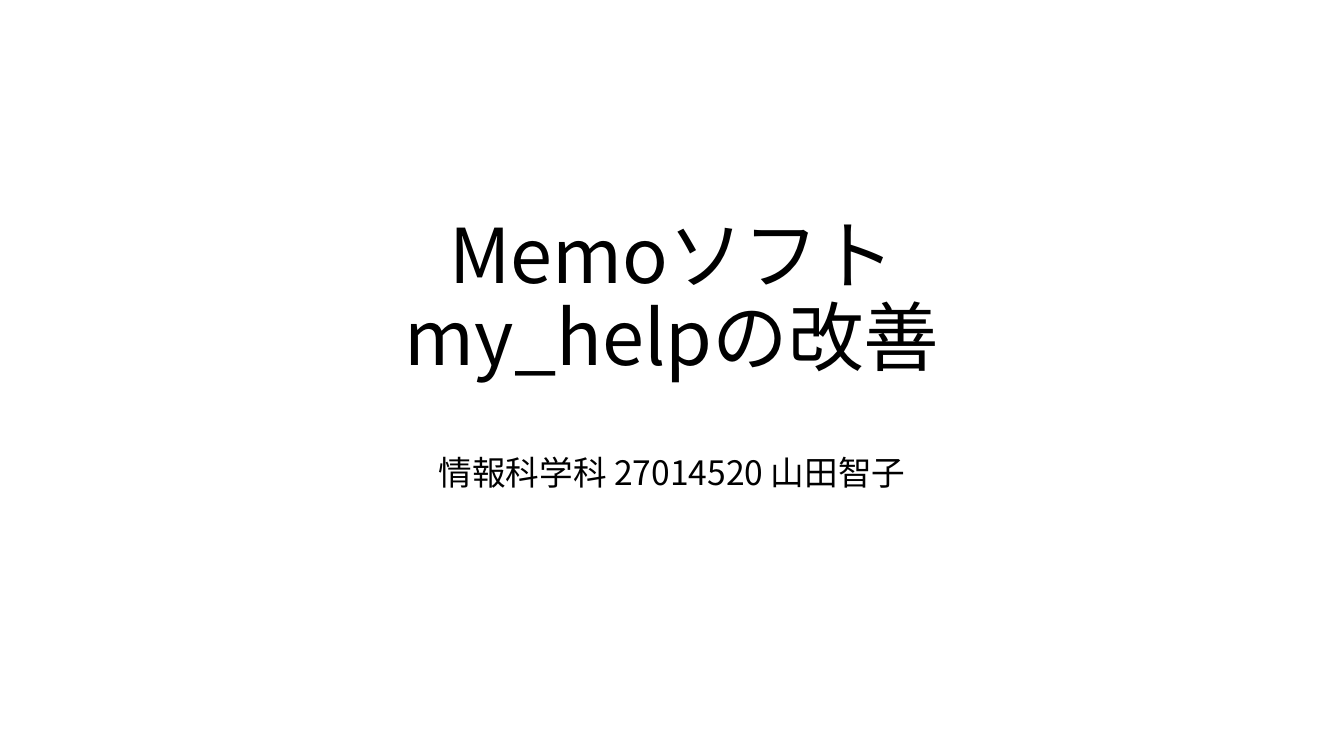
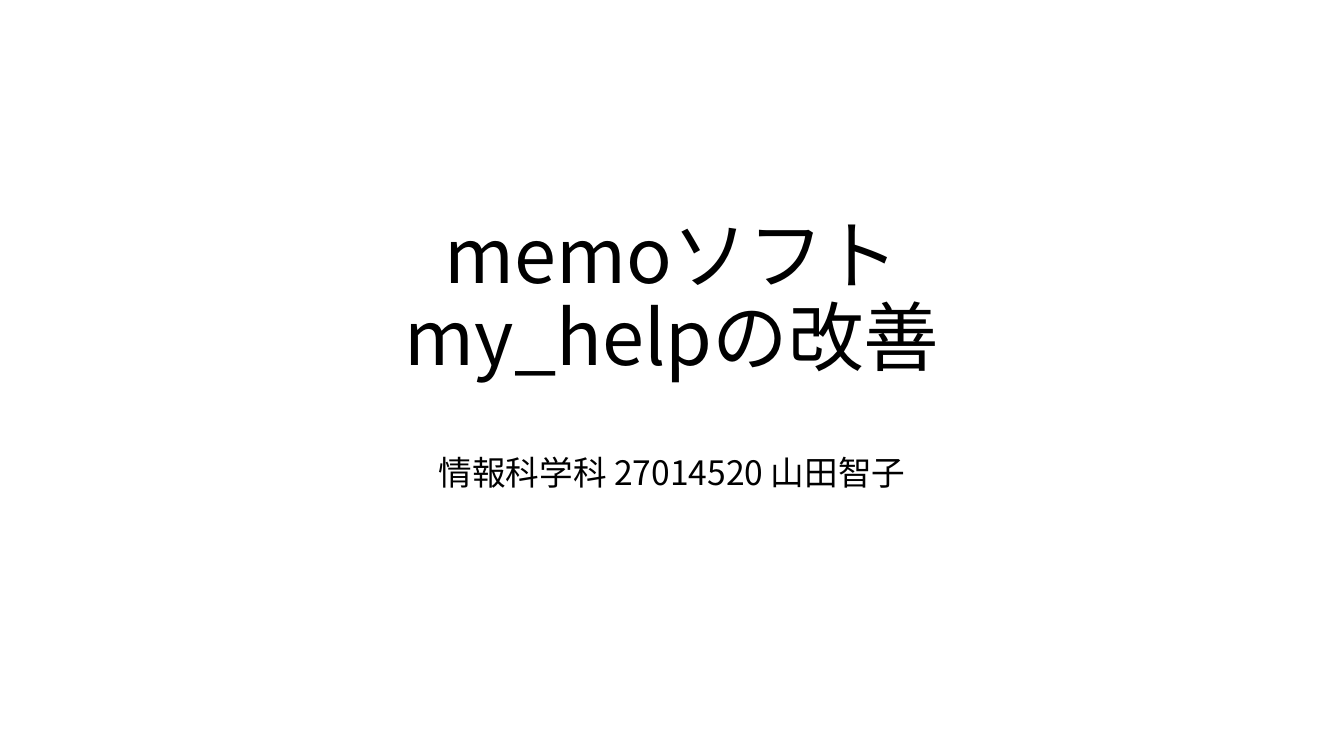
Before and after one commit to daddygongon/my_help, a slide deck: slide 1 of docs/tomoko/mid_presen.pptx. Drawn at 1344x756 pixels with LibreOffice and Linux fonts; fonts in the diff are those of the drawing. Boxes give left, top, right and bottom in pixels: in the first picture for what was removed or moved away, otherwise in the second. Text is boxed around its words. In the diff, an @@ line names an element or a change of style, - is before the commit and + after.

```diff
--- a/docs/tomoko/mid_presen.pptx
+++ b/docs/tomoko/mid_presen.pptx
@@ title at (405, 224, 940, 383): text changed @@
-Memoソフト
-my_helpの改善
+memoソフト
+my_helpの改善
```
Also in this commit, not shown: 5 other slides changed, 2 slides added, 1 other file.
